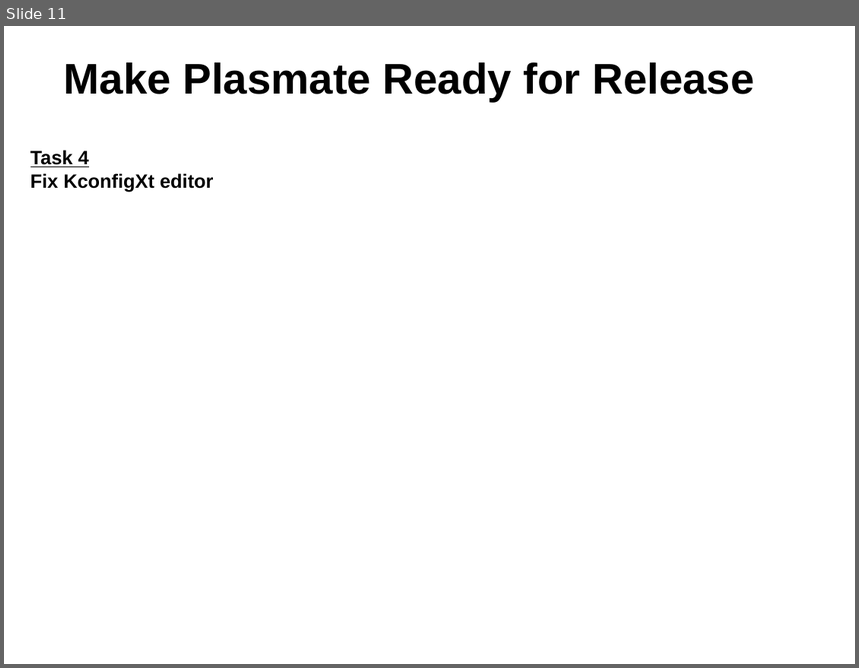
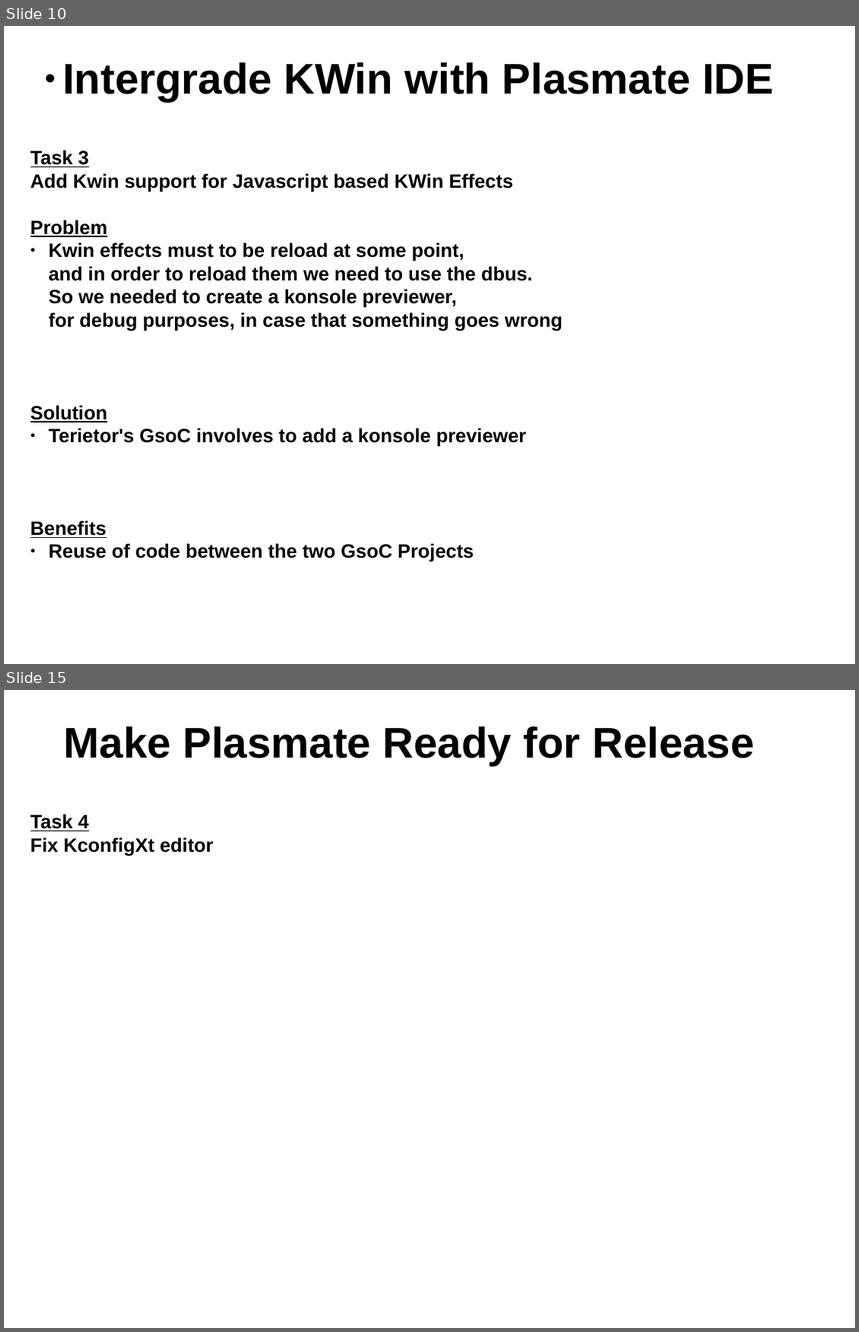
Before and after one commit to gtsiap/presenations, a slide deck: openSUSE gr Summer Camp 2012/plasmate.odp. Shown one above the other, each under a label of ours: slide 11 before the commit, slides 10 and 15 after it; the slides between them are not shown. The pictures are 859x668 and 859x1332 pixels, drawn with LibreOffice and Linux fonts; fonts in the diff are those of the drawing; background and template pictures are left out. Boxes give left, top, right and bottom in pixels: in the first picture for what was removed or moved away, otherwise in the second. Text is boxed around its words. In the diff, an @@ line names an element or a change of style, - is before the commit and + after.

Commit message:
Finish the slides regarding the gsoc project "Intergrade KWin with Plasmate IDE"

```diff
--- a/openSUSE gr Summer Camp 2012/plasmate.odp
+++ b/openSUSE gr Summer Camp 2012/plasmate.odp
@@ slide 10 added at <box>4,26,855,664</box>, background picture (left out) @@
@@ text added at <box>63,62,774,102</box>, 40 pt, text #000000, bold @@
+● Intergrade KWin with Plasmate IDE
@@ text added at <box>31,150,563,563</box>, 18 pt, text #000000, bold @@
+Task 3
+Add Kwin support for Javascript based KWin Effects
+Problem
+● Kwin effects must to be reload at some point,
+  and in order to reload them we need to use the dbus.
+  So we needed to create a konsole previewer,
+  for debug purposes, in case that something goes wrong
+Solution
+● Terietor's GsoC involves to add a konsole previewer
+Benefits
+● Reuse of code between the two GsoC Projects
@@ what was slide 11 is now slide 15 @@
```
Also in this commit, not shown: 4 slides changed, 3 other slides added.
